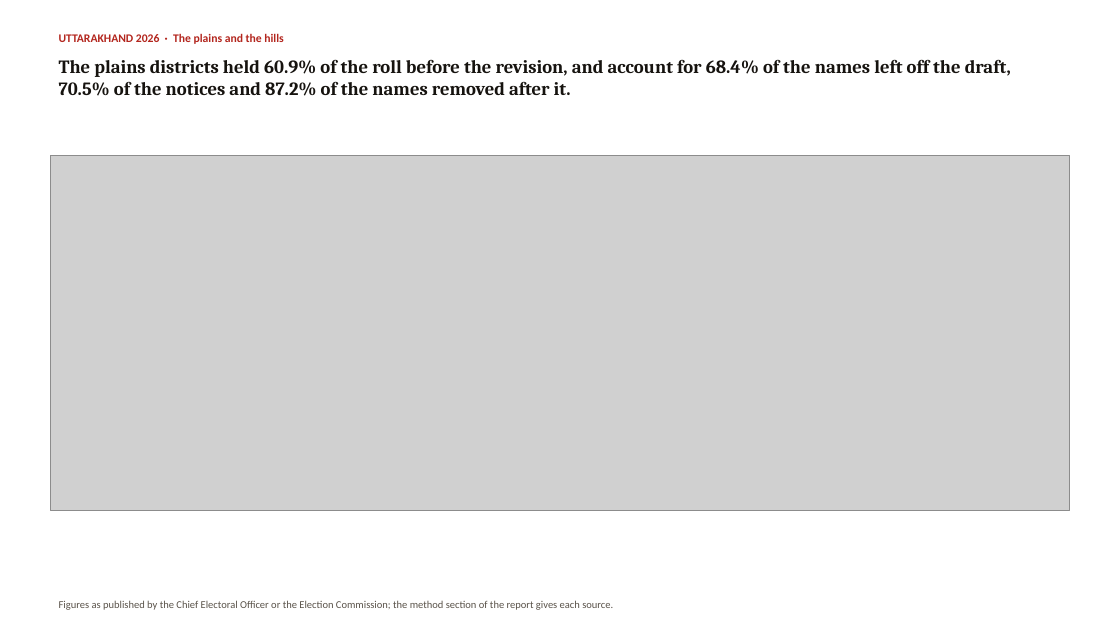
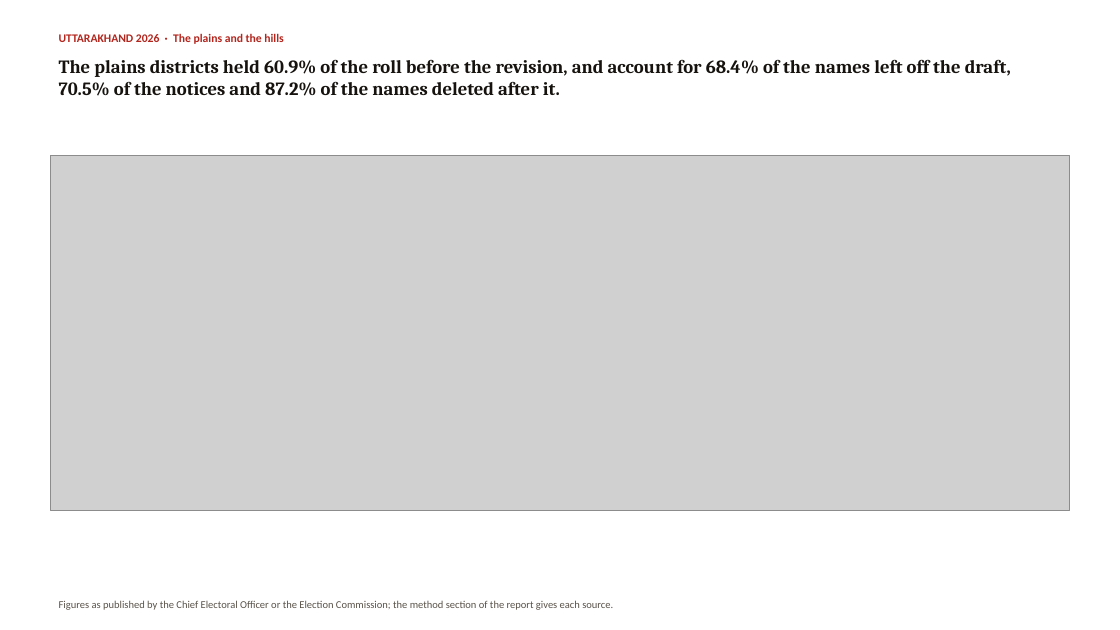
Before and after one commit to Varnasr/INDIA-DATA, a slide deck: slide 6 of reports/uttarakhand-sir-2026-deck.pptx. Drawn at 1120x630 pixels with LibreOffice and Linux fonts; fonts in the diff are those of the drawing; grey boxes stand for pictures. Boxes give left, top, right and bottom in pixels: in the first picture for what was removed or moved away, otherwise in the second. Text is boxed around its words. In the diff, an @@ line names an element or a change of style, - is before the commit and + after.

```diff
--- a/reports/uttarakhand-sir-2026-deck.pptx
+++ b/reports/uttarakhand-sir-2026-deck.pptx
@@ text at (x1=59, y1=59, x2=1011, y2=96): text changed @@
-The plains districts held 60.9% of the roll before the revision, and account for 68.4% of the names left off the draft, 70.5% of the notices and 87.2% of the names removed after it.
+The plains districts held 60.9% of the roll before the revision, and account for 68.4% of the names left off the draft, 70.5% of the notices and 87.2% of the names deleted after it.
```
Also in this commit, not shown: 4 other slides changed, 5 other files.
